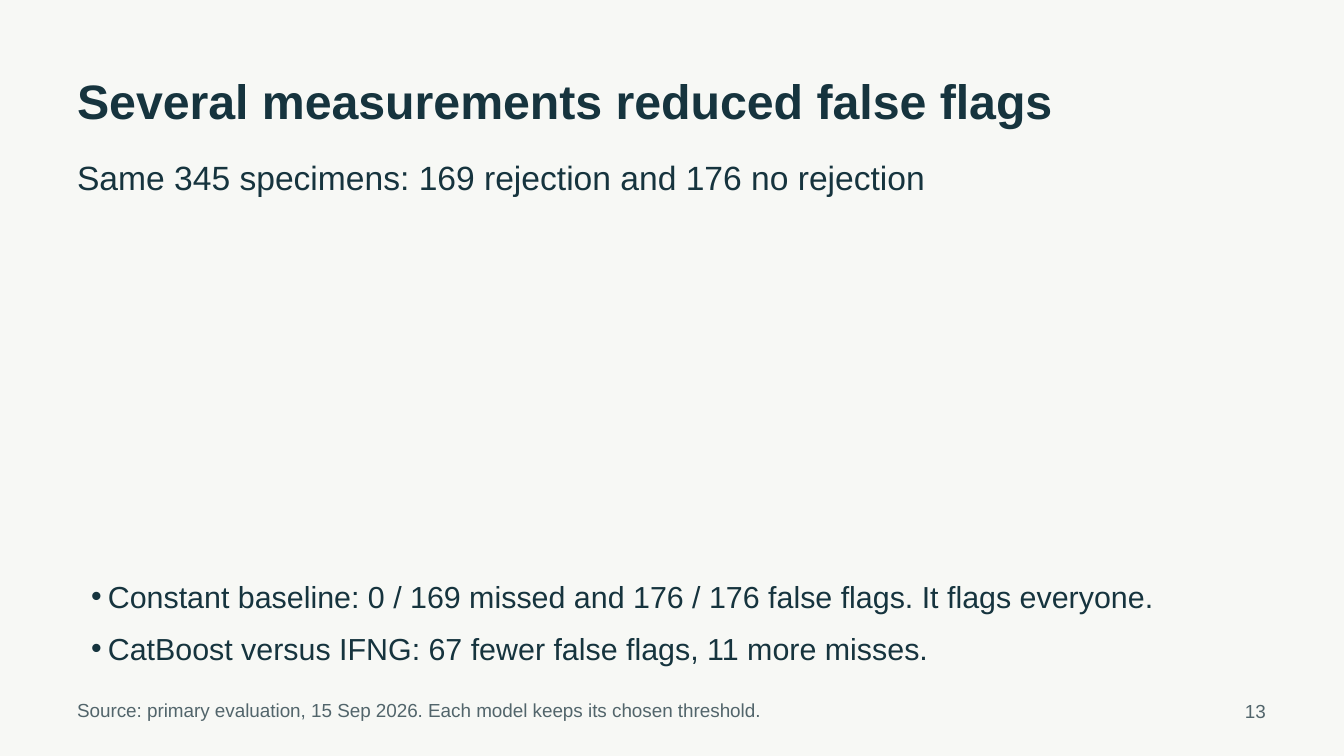
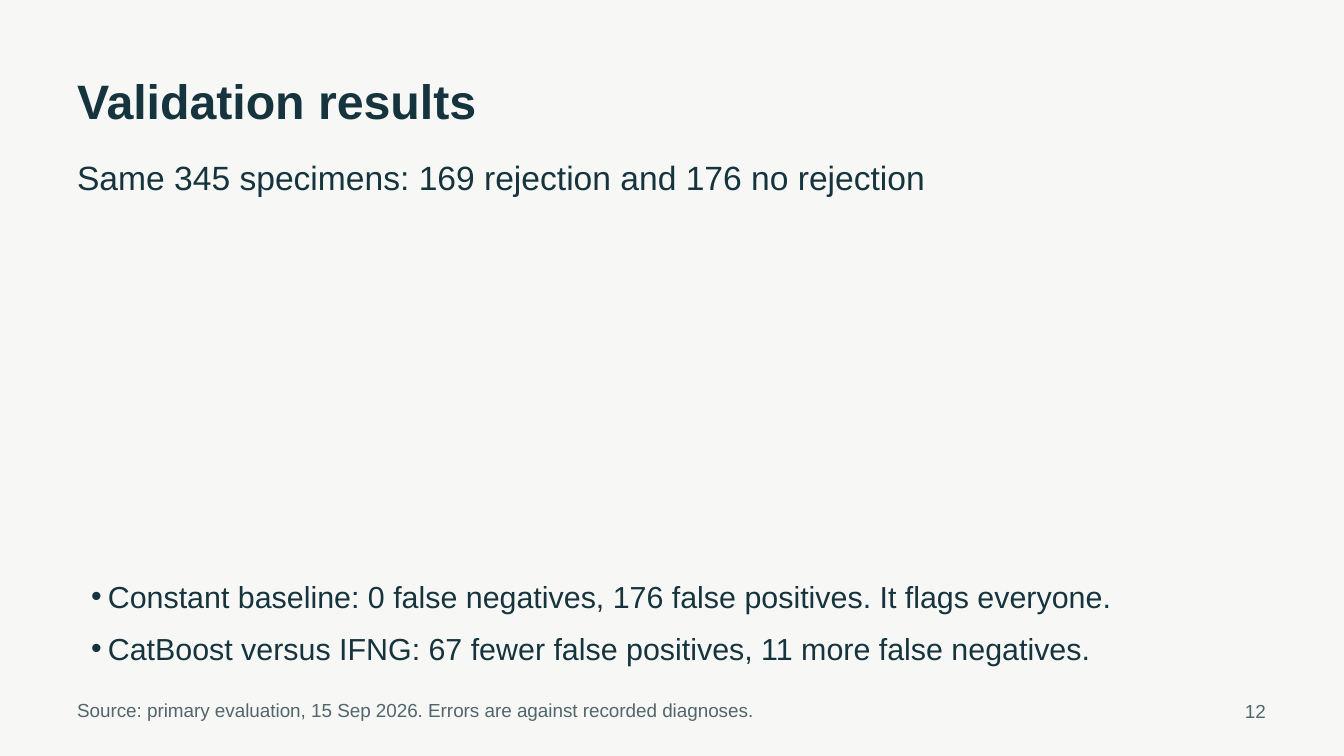
Before and after one commit to ca34525/Kidney-Biopsy-Rejection-Classifier, a slide deck: slide 12 of presentation/unos_kidney_biopsy.pptx (slide 13 before the commit). Drawn at 1344x756 pixels with LibreOffice and Linux fonts; fonts in the diff are those of the drawing. Boxes give left, top, right and bottom in pixels: in the first picture for what was removed or moved away, otherwise in the second. Text is boxed around its words. In the diff, an @@ line names an element or a change of style, - is before the commit and + after.

```diff
--- a/presentation/unos_kidney_biopsy.pptx
+++ b/presentation/unos_kidney_biopsy.pptx
@@ text at [77, 84, 476, 120]: text changed @@
-Several measurements reduced false flags
+Validation results
@@ text at [108, 586, 1110, 666]: text changed @@
-• Constant baseline: 0 / 169 missed and 176 / 176 false flags. It flags everyone.
-• CatBoost versus IFNG: 67 fewer false flags, 11 more misses.
+• Constant baseline: 0 false negatives, 176 false positives. It flags everyone.
+• CatBoost versus IFNG: 67 fewer false positives, 11 more false negatives.
@@ text at [77, 703, 753, 721]: text changed @@
-Source: primary evaluation, 15 Sep 2026. Each model keeps its chosen threshold.
+Source: primary evaluation, 15 Sep 2026. Errors are against recorded diagnoses.
@@ text at [1245, 705, 1266, 718]: text changed @@
-13
+12
```
Also in this commit, not shown: 19 other slides changed, 38 other files.
